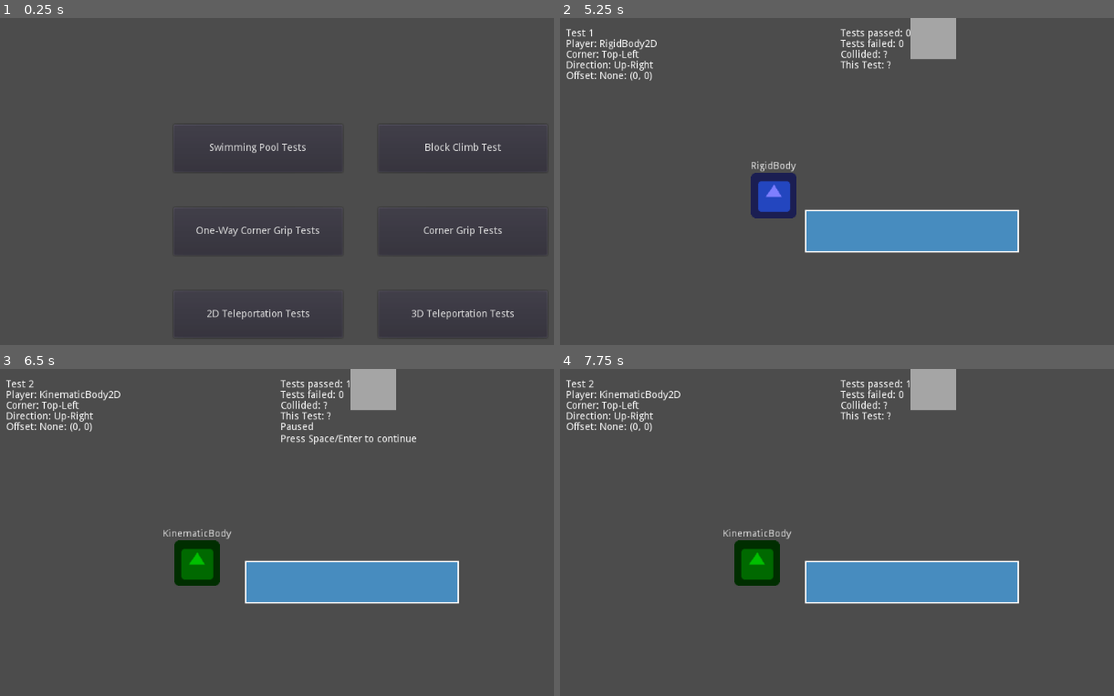
Above: before the commit, frames 1-4 (two rows, left to right).
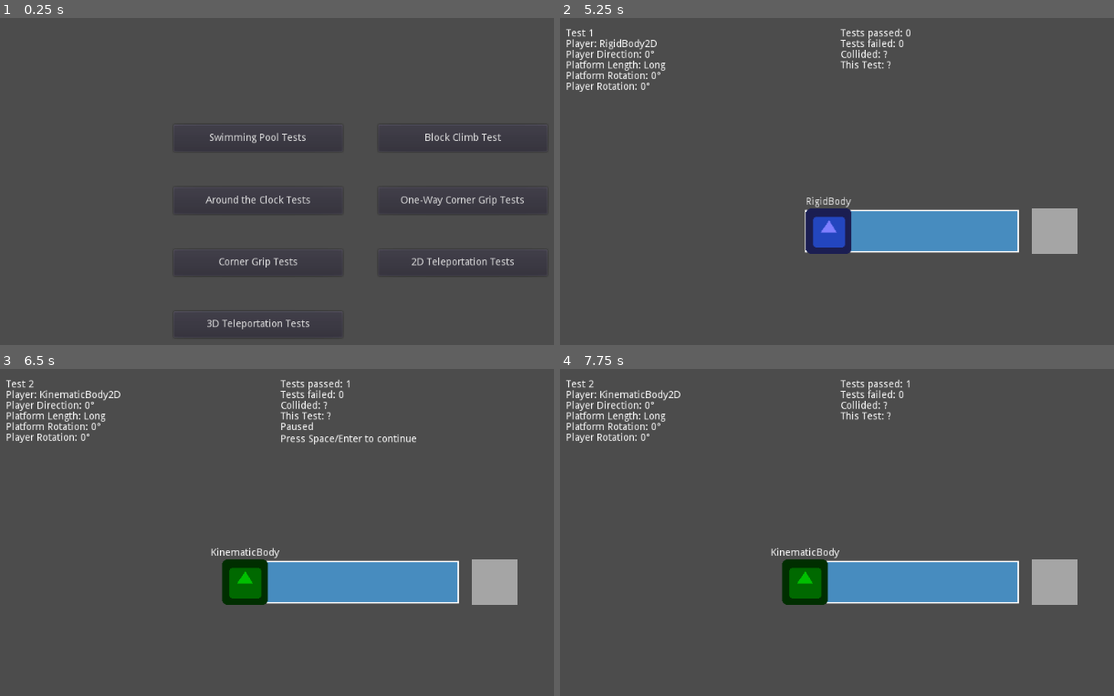
Above: after the commit, the same moments.

Repository: madmiraal/godot-gym
Game: Godot game, scene res://Menu.tscn
Two runs of this game, one before a commit and one after it. Both use one fixed random seed, a clock stepped at 60 frames per second and the inputs below. The engine's default icon, where the game draws it, is replaced by a stand-in: a white triangle on a blue panel in a dark square.
Inputs:
- Up to frame 1 (0.25 s): no input
- Up to frame 2 (5.25 s): click "One-Way Corner Grip Tests" at 0.5 s; tap Enter (ui_accept) at 1.25, 2.1, 2.27, 2.57, 3.6, 3.77, 4.07 s; hold Enter (ui_accept) 1.28-2.03 s; tap Space at 2.75, 3.5, 4.25 s; hold Enter (ui_accept) 2.78-3.53 s; hold Enter (ui_accept) 4.28-5 s; tap Escape (ui_cancel) at 4.9 s; click "One-Way Corner Grip Tests" (after the commit: "Around the Clock Tests") at 5 s
- Up to frame 3 (6.5 s): tap Enter (ui_accept) at 5.85, 6.02, 6.32 s
- Up to frame 4 (7.75 s): tap Space at 6.5, 7.25 s; hold Enter (ui_accept) 6.53-7.28 s; tap Enter (ui_accept) at 7.35, 7.52 s

The runs differ from the first frame. In frame 1, 2.4% of the frame differs, in the area x 31-99%, y 35-96%; in frame 2, 5.5%; in frame 3, 5.6%, in the area x 1-94%, y 0-73%; in frame 4, 5.6%.

Commit message:
Create Around the Clock Tests

Diff:
--- a/Menu.gd
+++ b/Menu.gd
@@ -7,13 +7,16 @@
 	get_tree().change_scene("res://OneWayTests/Block Climb Test.tscn")
 
 func _on_Test3_pressed():
+	get_tree().change_scene("res://OneWayTests/Around the Clock Tests.tscn")
+
+func _on_Test4_pressed():
 	get_tree().change_scene("res://OneWayTests/One-Way Corner Grip Tests.tscn")
 
-func _on_Test4_pressed():
+func _on_Test5_pressed():
 	get_tree().change_scene("res://TestBodyMotionTests/Corner Grip Tests.tscn")
 
-func _on_Test5_pressed():
+func _on_Test6_pressed():
 	get_tree().change_scene("res://TestBodyMotionTests/Teleportation 2D Tests.tscn")
 
-func _on_Test6_pressed():
+func _on_Test7_pressed():
 	get_tree().change_scene("res://TestBodyMotionTests/Teleportation 3D Tests.tscn")
--- a/Menu.tscn
+++ b/Menu.tscn
@@ -26,7 +26,7 @@
 
 [node name="Test1" type="Button" parent="VBoxContainer"]
 margin_right = 237.0
-margin_bottom = 66.0
+margin_bottom = 37.0
 size_flags_horizontal = 3
 size_flags_vertical = 3
 text = "Swimming Pool Tests"
@@ -34,40 +34,48 @@
 [node name="Test2" type="Button" parent="VBoxContainer"]
 margin_left = 287.0
 margin_right = 524.0
-margin_bottom = 66.0
+margin_bottom = 37.0
 size_flags_horizontal = 3
 size_flags_vertical = 3
 text = "Block Climb Test"
 
 [node name="Test3" type="Button" parent="VBoxContainer"]
-margin_top = 116.0
+margin_top = 87.0
 margin_right = 237.0
-margin_bottom = 182.0
+margin_bottom = 124.0
+size_flags_horizontal = 3
+size_flags_vertical = 3
+text = "Around the Clock Tests"
+
+[node name="Test4" type="Button" parent="VBoxContainer"]
+margin_left = 287.0
+margin_top = 87.0
+margin_right = 524.0
+margin_bottom = 124.0
 size_flags_horizontal = 3
 size_flags_vertical = 3
 text = "One-Way Corner Grip Tests"
 
-[node name="Test4" type="Button" parent="VBoxContainer"]
-margin_left = 287.0
-margin_top = 116.0
-margin_right = 524.0
-margin_bottom = 182.0
+[node name="Test5" type="Button" parent="VBoxContainer"]
+margin_top = 174.0
+margin_right = 237.0
+margin_bottom = 211.0
 size_flags_horizontal = 3
 size_flags_vertical = 3
 text = "Corner Grip Tests"
 
-[node name="Test5" type="Button" parent="VBoxContainer"]
-margin_top = 232.0
-margin_right = 237.0
-margin_bottom = 298.0
+[node name="Test6" type="Button" parent="VBoxContainer"]
+margin_left = 287.0
+margin_top = 174.0
+margin_right = 524.0
+margin_bottom = 211.0
 size_flags_horizontal = 3
 size_flags_vertical = 3
 text = "2D Teleportation Tests"
 
-[node name="Test6" type="Button" parent="VBoxContainer"]
-margin_left = 287.0
-margin_top = 232.0
-margin_right = 524.0
+[node name="Test7" type="Button" parent="VBoxContainer"]
+margin_top = 261.0
+margin_right = 237.0
 margin_bottom = 298.0
 size_flags_horizontal = 3
 size_flags_vertical = 3
@@ -78,3 +86,4 @@
 [connection signal="pressed" from="VBoxContainer/Test4" to="." method="_on_Test4_pressed"]
 [connection signal="pressed" from="VBoxContainer/Test5" to="." method="_on_Test5_pressed"]
 [connection signal="pressed" from="VBoxContainer/Test6" to="." method="_on_Test6_pressed"]
+[connection signal="pressed" from="VBoxContainer/Test7" to="." method="_on_Test7_pressed"]
--- /dev/null
+++ b/OneWayTests/Around the Clock Test Data.tscn
@@ -0,0 +1,204 @@
+[gd_scene load_steps=2 format=2]
+
+[sub_resource type="GDScript" id=1]
+script/source = "extends Control
+
+var passed = 0
+var failed = 0
+
+var print_failure = false
+var test_id = 0
+var player_class = \"\"
+var player_direction = 0
+var short_platform = false
+var platform_rotation = 0
+var player_rotation = 0
+
+func _ready():
+	restart()
+
+func restart():
+	passed = 0
+	failed = 0
+	$Complete.visible = false
+	if print_failure:
+		print(\"Around the Clock Test Results\")
+		print(\"=============================\")
+		printt(\"Test\", \"Failure\", \"Body\", \"Direction\", \"Platform Length\", \"Platform Angle\", \"Player Angle\")
+
+func pause(on):
+	$Paused.visible = on
+
+func test_result(success, collision):
+	var this_test_text = \"This Test: \"
+	if success:
+		passed += 1
+		this_test_text += \"Passed!\"
+	else:
+		failed += 1
+		this_test_text += \"FAILED!\"
+	$\"This Test\".text = this_test_text
+	var collided_text = \"Collided: \"
+	if collision:
+		collided_text += \"True\"
+	else:
+		collided_text += \"False\"
+	$\"Collided\".text = collided_text
+	$\"Tests Passed\".text = \"Tests passed: \" + str(passed)
+	$\"Tests Failed\".text = \"Tests failed: \" + str(failed)
+	if not success and print_failure:
+		var failure = \"Collided\" if collision else \"Passed\"
+		var length = \"Short\" if short_platform else \"Long\"
+		printt(test_id, failure, player_class, player_direction, length, platform_rotation, player_rotation)
+
+func tests_complete():
+	$Complete.visible = true
+	if print_failure:
+		print(\"Tests passed: \", passed)
+		print(\"Tests failed: \", failed)
+
+func update_labels():
+	$\"Test\".text = \"Test \" + str(test_id)
+	$\"Player\".text = \"Player: \" + player_class
+	$\"Player Direction\".text = \"Player Direction: \" + str(player_direction) + \"°\"
+	if short_platform:
+		$\"Platform Length\".text = \"Platform Length: Short\"
+	else:
+		$\"Platform Length\".text = \"Platform Length: Long\"
+	$\"Platform Rotation\".text = \"Platform Rotation: \" + str(platform_rotation) + \"°\"
+	$\"Player Rotation\".text = \"Player Rotation: \" + str(player_rotation) + \"°\"
+	$\"Tests Passed\".text = \"Tests passed: \" + str(passed)
+	$\"Tests Failed\".text = \"Tests failed: \" + str(failed)
+	$\"Collided\".text = \"Collided: ?\"
+	$\"This Test\".text = \"This Test: ?\"
+"
+
+[node name="Around the Clock Test Data" type="Control"]
+script = SubResource( 1 )
+__meta__ = {
+"_edit_use_anchors_": false
+}
+
+[node name="Test" type="Label" parent="."]
+margin_left = 15.0
+margin_top = 15.0
+margin_right = 200.0
+margin_bottom = 30.0
+text = "Test: ?"
+__meta__ = {
+"_edit_use_anchors_": false
+}
+
+[node name="Player" type="Label" parent="."]
+margin_left = 15.0
+margin_top = 30.0
+margin_right = 200.0
+margin_bottom = 45.0
+text = "Player: ?"
+__meta__ = {
+"_edit_use_anchors_": false
+}
+
+[node name="Player Direction" type="Label" parent="."]
+margin_left = 15.0
+margin_top = 45.0
+margin_right = 200.0
+margin_bottom = 60.0
+text = "Player Direction: ?"
+__meta__ = {
+"_edit_use_anchors_": false
+}
+
+[node name="Platform Length" type="Label" parent="."]
+margin_left = 15.0
+margin_top = 60.0
+margin_right = 200.0
+margin_bottom = 75.0
+text = "Platform Length: ?"
+__meta__ = {
+"_edit_use_anchors_": false
+}
+
+[node name="Platform Rotation" type="Label" parent="."]
+margin_left = 15.0
+margin_top = 75.0
+margin_right = 200.0
+margin_bottom = 90.0
+text = "Platform Rotation: ?"
+__meta__ = {
+"_edit_use_anchors_": false
+}
+
+[node name="Player Rotation" type="Label" parent="."]
+margin_left = 15.0
+margin_top = 90.0
+margin_right = 200.0
+margin_bottom = 105.0
+text = "Player Rotation: ?"
+__meta__ = {
+"_edit_use_anchors_": false
+}
+
+[node name="Tests Passed" type="Label" parent="."]
+margin_left = 400.0
+margin_top = 15.0
+margin_right = 600.0
+margin_bottom = 30.0
+text = "Tests passed: 0"
+__meta__ = {
+"_edit_use_anchors_": false
+}
+
+[node name="Tests Failed" type="Label" parent="."]
+margin_left = 400.0
+margin_top = 30.0
+margin_right = 600.0
+margin_bottom = 45.0
+text = "Tests failed: 0"
+__meta__ = {
+"_edit_use_anchors_": false
+}
+
+[node name="Collided" type="Label" parent="."]
+margin_left = 400.0
+margin_top = 45.0
+margin_right = 600.0
+margin_bottom = 60.0
+text = "Collided: ?"
+__meta__ = {
+"_edit_use_anchors_": false
+}
+
+[node name="This Test" type="Label" parent="."]
+margin_left = 400.0
+margin_top = 60.0
+margin_right = 600.0
+margin_bottom = 75.0
+text = "This Test: ?"
+__meta__ = {
+"_edit_use_anchors_": false
+}
+
+[node name="Paused" type="Label" parent="."]
+visible = false
+margin_left = 400.0
+margin_top = 75.0
+margin_right = 600.0
+margin_bottom = 90.0
+text = "Paused
+Press Space/Enter to continue"
+__meta__ = {
+"_edit_use_anchors_": false
+}
+
+[node name="Complete" type="Label" parent="."]
+visible = false
+margin_left = 400.0
+margin_top = 75.0
+margin_right = 600.0
+margin_bottom = 90.0
+text = "All tests complete
+Press Space/Enter to repeat"
+__meta__ = {
+"_edit_use_anchors_": false
+}
--- /dev/null
+++ b/OneWayTests/Around the Clock Tests.gd
@@ -0,0 +1,173 @@
+extends Node2D
+
+export (int) var direction_step = 45
+export (int) var platform_rotation_step = 15
+export (int) var player_rotation_step = 360
+export (bool) var stop_on_failure
+export (bool) var print_failure = false
+export (bool) var loop = false
+
+onready var rigid_player_scene = preload("res://2D Assets/RigidBody Player.tscn")
+onready var kinematic_player_scene = preload("res://2D Assets/KinematicBody Player.tscn")
+onready var long_platform_scene = preload("res://2D Assets/One-Way Blocks/StaticBody Platform.tscn")
+onready var short_platform_scene = preload("res://2D Assets/One-Way Blocks/StaticBody Block.tscn")
+onready var target_scene = preload("res://2D Assets/Target.tscn")
+
+var test_id = 0
+var player
+var platform
+var target
+var player_direction
+var short_platform
+var platform_rotation
+var player_rotation
+var distance = 200
+var speed = 500
+var platform_position = Vector2(500, 300)
+var should_collide
+var collided = false
+var paused = false
+var test_complete = false
+var all_complete = false
+
+func _input(event):
+	if event.is_action_pressed("ui_accept"):
+		if all_complete:
+			restart()
+		else:
+			pause(!paused)
+	if event.is_action_pressed("ui_cancel"):
+		get_tree().change_scene("res://Menu.tscn")
+
+func _ready():
+	if $"Around the Clock Test Data":
+		$"Around the Clock Test Data".print_failure = print_failure
+	restart()
+
+func restart():
+	all_complete = false
+	test_id = 0
+	short_platform = false
+	player_direction = 0
+	platform_rotation = 0
+	player_rotation = 0
+	if $"Around the Clock Test Data":
+		$"Around the Clock Test Data".restart()
+	$Timer.start()
+	prepare_next_test()
+
+func update_test_result(success, collision):
+	if $"Around the Clock Test Data":
+		$"Around the Clock Test Data".test_result(success, collision)
+
+func update_test_data():
+	if $"Around the Clock Test Data":
+		$"Around the Clock Test Data".test_id = test_id
+		$"Around the Clock Test Data".player_class = player.get_class()
+		$"Around the Clock Test Data".player_direction = player_direction
+		$"Around the Clock Test Data".short_platform = short_platform
+		$"Around the Clock Test Data".platform_rotation = platform_rotation
+		$"Around the Clock Test Data".player_rotation = player_rotation
+		$"Around the Clock Test Data".update_labels()
+
+func set_should_collide():
+	# Should never collide unless ...
+	should_collide = false
+	var angle = (platform_rotation - player_direction + 360) % 360
+	if angle > 180:
+		should_collide = true
+
+func start_test():
+	set_should_collide()
+	if test_id % 2:
+		player = rigid_player_scene.instance()
+	else:
+		player = kinematic_player_scene.instance()
+	var direction = Vector2(1, 0).rotated(deg2rad(player_direction))
+	player.connect("body_entered", self, "_on_body_collided")
+	player.gravity_scale = 0
+	player.position = platform_position - (direction * distance)
+	player.rotate(deg2rad(player_rotation))
+	player.linear_velocity = direction * speed
+	platform = short_platform_scene.instance() if short_platform else long_platform_scene.instance()
+	platform.position = platform_position
+	platform.rotate(deg2rad(platform_rotation))
+	target = target_scene.instance()
+	target.player = player
+	if should_collide:
+		target.colour = Color(191, 0, 0)
+	target.connect("target_reached", self, "_on_target_collided")
+	target.position = player.position + (direction * distance * 2)
+	add_child(platform)
+	add_child(target)
+	add_child(player)
+	update_test_data()
+
+func prepare_next_test():
+	var players = 2
+	if test_id > 0 and test_id % players == 0:
+		if short_platform:
+			if player_direction + direction_step >= 360:
+				if platform_rotation + platform_rotation_step >= 360:
+					if player_rotation + player_rotation_step >= 360:
+						tests_complete()
+						return
+					else:
+						short_platform = false
+						player_direction = 0
+						platform_rotation = 0
+						player_rotation += player_rotation_step
+				else:
+					short_platform = false
+					player_direction = 0
+					platform_rotation += platform_rotation_step
+			else:
+				short_platform = false
+				player_direction += direction_step
+		else:
+			short_platform = true
+	test_id += 1
+	start_test()
+
+func tests_complete():
+	all_complete = true
+	$Timer.stop()
+	if $"Around the Clock Test Data":
+		$"Around the Clock Test Data".tests_complete()
+
+func pause(on):
+	paused = on
+	$Timer.paused = on
+	if $"Around the Clock Test Data":
+		$"Around the Clock Test Data".pause(on)
+	player.linear_velocity = Vector2()
+	if player is RigidBody2D:
+		player.angular_velocity = 0
+	if on:
+		if not test_complete:
+			test_id -= 1
+
+func end_test():
+	player.free()
+	platform.free()
+	target.free()
+	collided = false
+	test_complete = false
+
+func _on_body_collided(body):
+	collided = true
+	test_complete = true
+	update_test_result(should_collide, true)
+	if not should_collide and stop_on_failure:
+		pause(true)
+
+func _on_target_collided():
+	test_complete = true
+	if not collided:
+		update_test_result(!should_collide, false)
+		if should_collide and stop_on_failure:
+			pause(true)
+
+func _on_Timer_timeout():
+	end_test()
+	prepare_next_test()
--- /dev/null
+++ b/OneWayTests/Around the Clock Tests.tscn
@@ -0,0 +1,12 @@
+[gd_scene load_steps=3 format=2]
+
+[ext_resource path="res://OneWayTests/Around the Clock Tests.gd" type="Script" id=1]
+[ext_resource path="res://OneWayTests/Around the Clock Test Data.tscn" type="PackedScene" id=3]
+
+[node name="Around the Clock Tests" type="Node2D"]
+script = ExtResource( 1 )
+
+[node name="Around the Clock Test Data" parent="." instance=ExtResource( 3 )]
+
+[node name="Timer" type="Timer" parent="."]
+[connection signal="timeout" from="Timer" to="." method="_on_Timer_timeout"]
